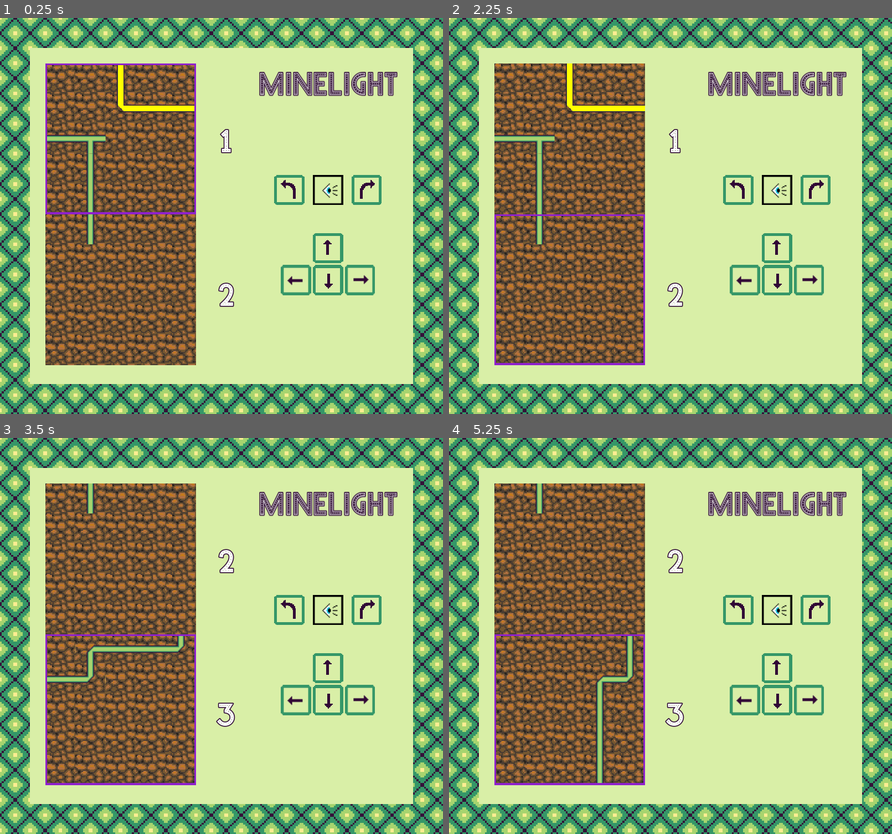
Above: before the commit, frames 1-4 (two rows, left to right).
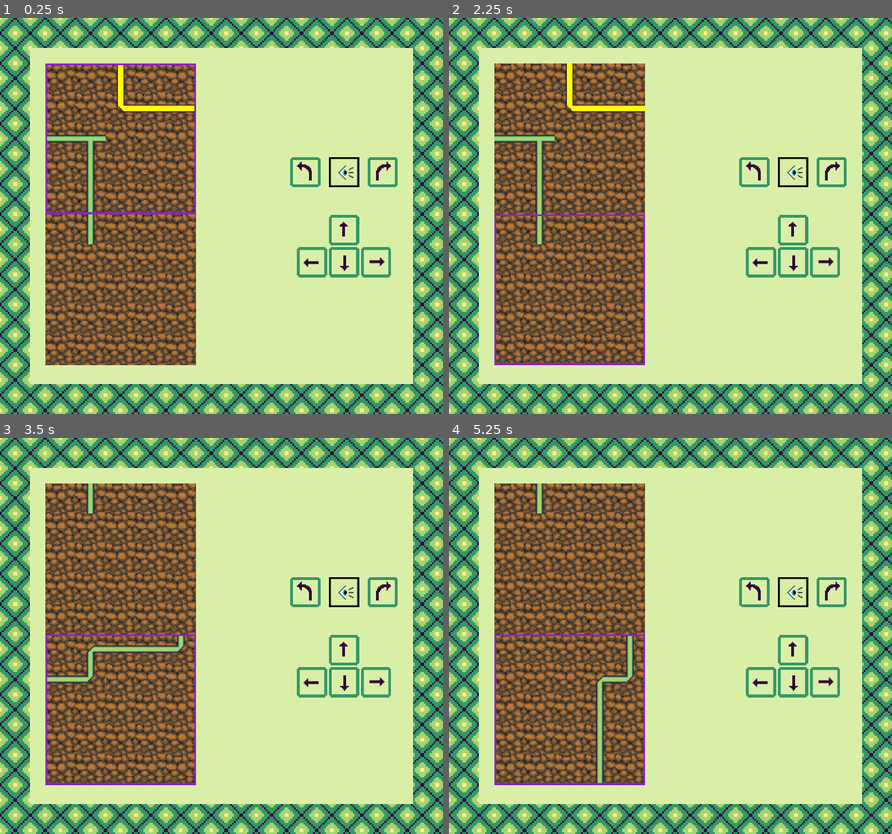
Above: after the commit, the same moments.

Repository: jojva/ld48
Game: Godot game, scene res://Main.tscn
The game is run twice, just before and just after one commit, with the same random seed, the same clock (stepped at 60 frames per second) and the same inputs.
Inputs (mouse positions are in pixels of both pictures, inside the frame that each line leads up to; where the layout moved, square brackets give the same spot in the first picture):
- Up to frame 1 (0.25 s): no input
- Up to frame 2 (2.25 s): click (794, 231) [776, 247] at 0.5 s; click (794, 231) [776, 247] at 1.25 s; click (794, 263) [776, 279] at 2 s
- Up to frame 3 (3.5 s): click (345, 683) [327, 699] at 2.75 s
- Up to frame 4 (5.25 s): click (754, 592) [736, 608] at 3.5 s; click (829, 592) [816, 608] at 4.25 s; click (759, 683) [745, 699] at 5 s

The runs differ from the first frame. In frame 1, 4.3% of the frame differs, in the area x 49-90%, y 13-73%; in frame 2, 4.3%; in frame 3, 4.4%, in the area x 48-90%, y 13-73%; in frame 4, 4.4%.

Commit message:
Fix font (?)

Diff:
--- a/Main.tscn
+++ b/Main.tscn
@@ -1,9 +1,8 @@
-[gd_scene load_steps=15 format=2]
+[gd_scene load_steps=16 format=2]
 
 [ext_resource path="res://Tower.tscn" type="PackedScene" id=1]
 [ext_resource path="res://Main.gd" type="Script" id=2]
 [ext_resource path="res://eye.png" type="Texture" id=3]
-[ext_resource path="res://NeonLight-Regular.ttf" type="DynamicFontData" id=4]
 [ext_resource path="res://bg.png" type="Texture" id=5]
 [ext_resource path="res://turn-right.png" type="Texture" id=6]
 [ext_resource path="res://left.png" type="Texture" id=7]
@@ -11,6 +10,7 @@
 [ext_resource path="res://turn-left.png" type="Texture" id=9]
 [ext_resource path="res://right.png" type="Texture" id=10]
 [ext_resource path="res://down.png" type="Texture" id=11]
+[ext_resource path="res://NeonLight-Regular.otf" type="DynamicFontData" id=12]
 
 [sub_resource type="TileSet" id=1]
 0/name = "bg.png 0"
@@ -28,18 +28,23 @@
 0/shapes = [  ]
 0/z_index = 0
 
+[sub_resource type="DynamicFont" id=4]
+size = 64
+outline_size = 2
+outline_color = Color( 0.203922, 0.0666667, 0.223529, 1 )
+font_data = ExtResource( 12 )
+
 [sub_resource type="DynamicFont" id=2]
 size = 64
 outline_size = 2
 outline_color = Color( 0.203922, 0.0666667, 0.223529, 1 )
-font_data = ExtResource( 4 )
+font_data = ExtResource( 12 )
 
 [sub_resource type="DynamicFont" id=3]
 size = 64
 outline_size = 2
 outline_color = Color( 0.203922, 0.0666667, 0.223529, 1 )
-use_filter = true
-font_data = ExtResource( 4 )
+font_data = ExtResource( 12 )
 
 [node name="Main" type="Node2D"]
 script = ExtResource( 2 )
@@ -128,7 +133,7 @@
 margin_bottom = 322.0
 size_flags_horizontal = 3
 size_flags_vertical = 3
-custom_fonts/font = SubResource( 2 )
+custom_fonts/font = SubResource( 4 )
 text = "1"
 align = 1
 valign = 1
Binary file removed: NeonLight-Regular.ttf
